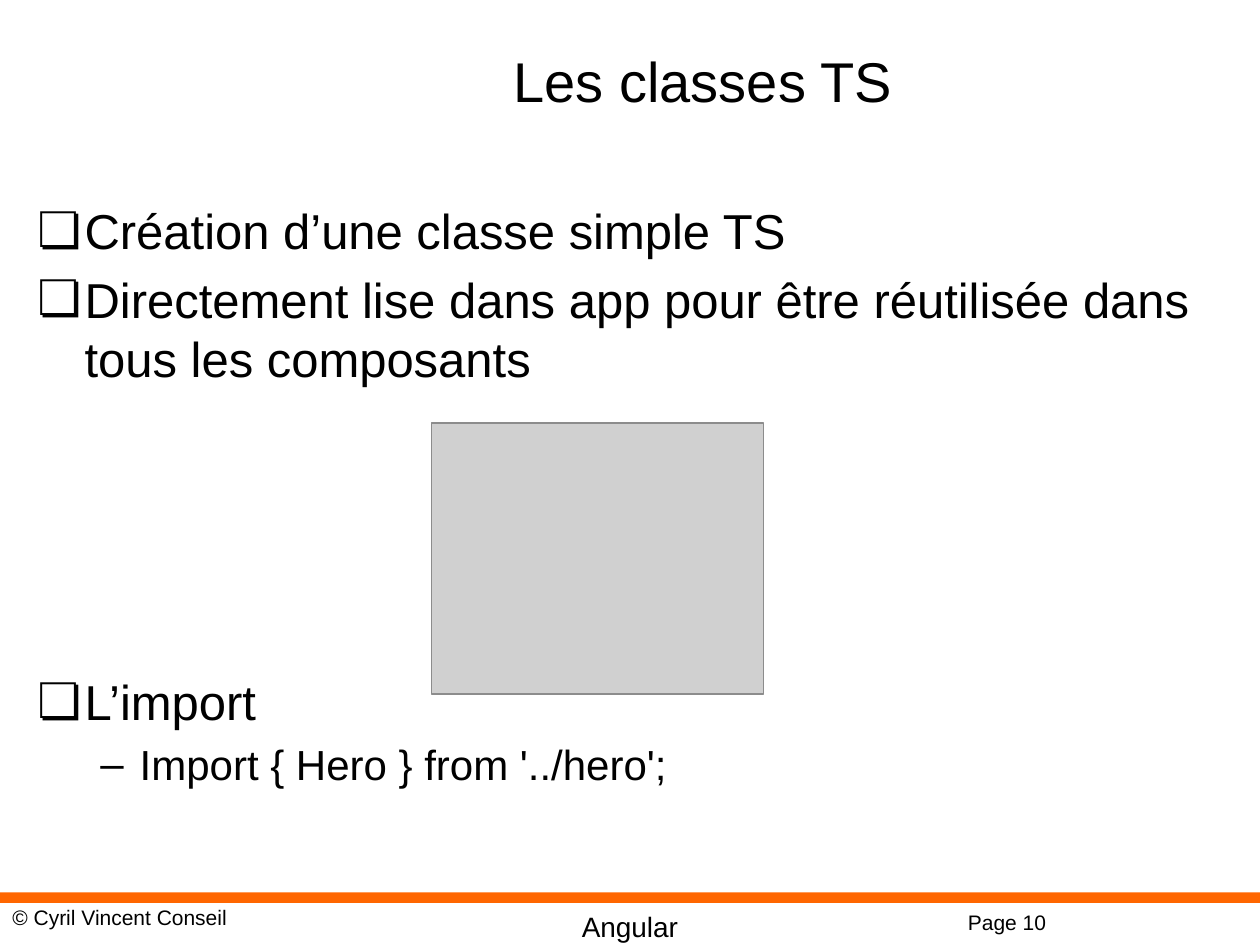
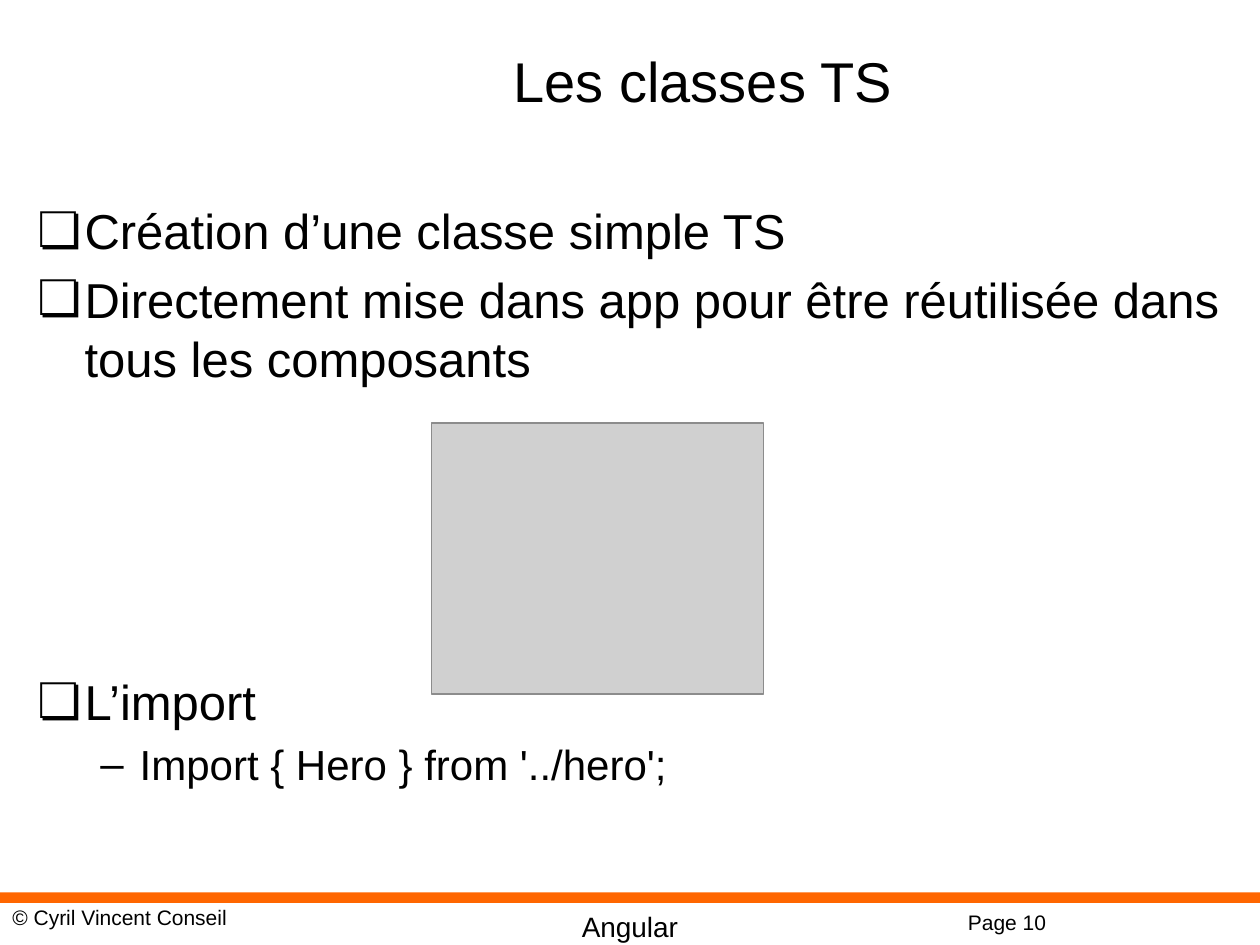
Before and after one commit to cyrilvincent/angular, a slide deck: slide 10 of PPT/Angular04-SimpleComponents.pptx. Drawn at 1260x945 pixels with LibreOffice and Linux fonts; fonts in the diff are those of the drawing; grey boxes stand for pictures; background and template pictures are left out. Boxes give left, top, right and bottom in pixels: in the first picture for what was removed or moved away, otherwise in the second. Text is boxed around its words. In the diff, an @@ line names an element or a change of style, - is before the commit and + after.

```diff
--- a/PPT/Angular04-SimpleComponents.pptx
+++ b/PPT/Angular04-SimpleComponents.pptx
@@ text at (x1=85, y1=282, x2=1219, y2=387): text changed @@
-❏ Directement lise dans app pour être réutilisée dans tous les composants
+❏ Directement mise dans app pour être réutilisée dans tous les composants
```
Also in this commit, not shown: 7 other files.
